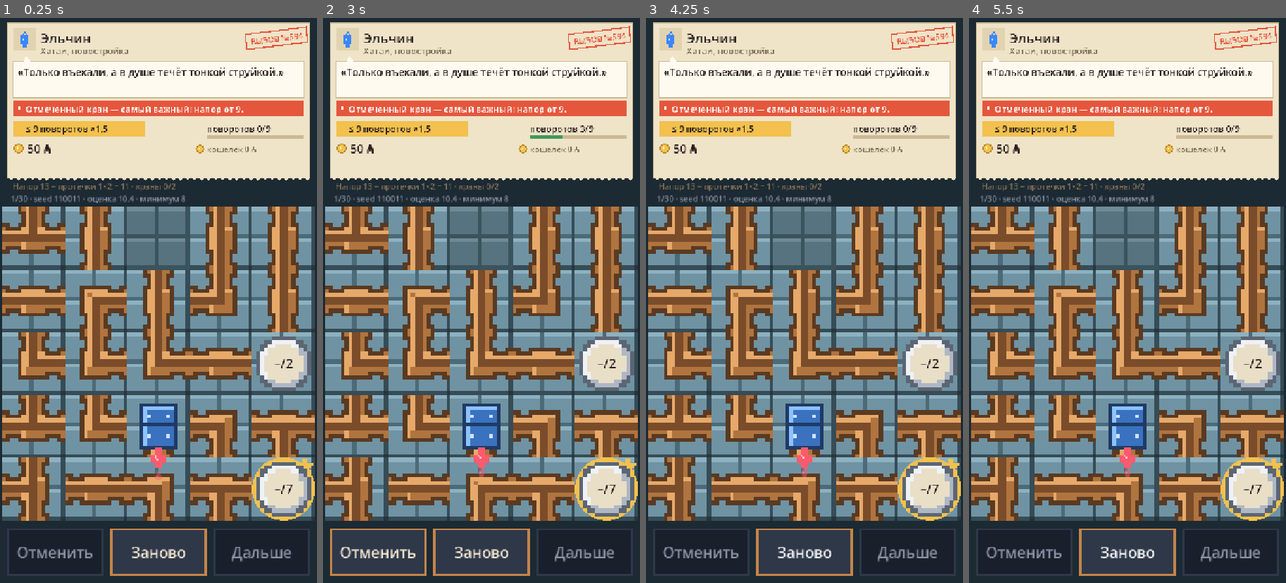
Above: before the commit, frames 1-4 (left to right).
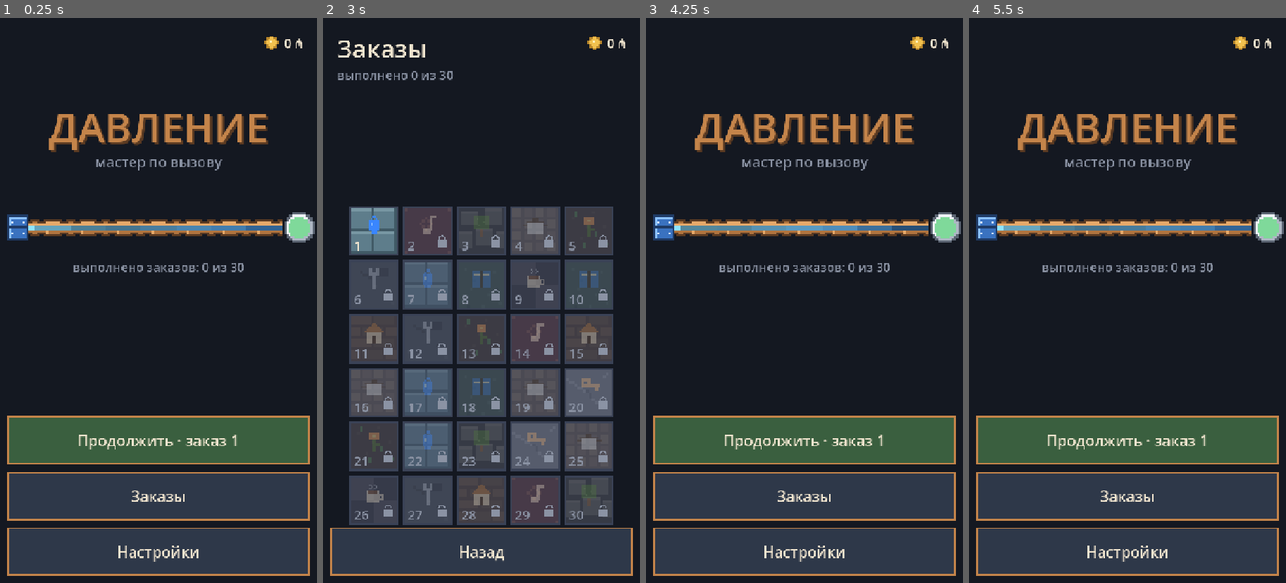
Above: after the commit, the same moments.

Repository: jshahriyarbadalov/master-pressure
Game: Godot game, scene res://game/ui/main.tscn
Same seed, same stepped clock (60 frames per second), same inputs: the game is played once before the commit and once after it.
Inputs (mouse positions are in pixels of both pictures, inside the frame that each line leads up to):
- Up to frame 1 (0.25 s): no input
- Up to frame 2 (3 s): click (351, 554) at 0.5 s, where only the run after the commit has a clickable "≡"; click (481, 498) at 1.25 s, where only the run after the commit has a clickable "Сбросить прогресс"; click (481, 498) at 2 s, where only the run after the commit has a clickable "Точно сбросить? Нажми ещё раз"; click (481, 498) at 2.75 s, where only the run after the commit has a clickable "Заказы"
- Up to frame 3 (4.25 s): click (804, 549) at 3.5 s, where only the run after the commit has a clickable "Назад"
- Up to frame 4 (5.5 s): click (1127, 549) at 4.25 s, where only the run after the commit has a clickable "Настройки"; click "Заново" at 5 s

The runs differ from the first frame. In frame 1, 86% of the frame differs, in the area x 0-100%, y 0-99%; in frame 2, 83%; in frame 3, 86%; in frame 4, 86%.

Commit message:
T-22: меню игры
- game/ui/menu.gd: главный экран («ДАВЛЕНИЕ», труба с текущей водой,
  кошелёк; «Продолжить · заказ N», «Заказы», «Настройки»), список 30
  заказов (плитка: пол помещения, иконка, номер; ✓ выполнен, ★ с премией,
  замок — не открыт), настройки (звук, вибрация, левша/правша, сброс
  прогресса двойным нажатием)
- кнопки меню — в нижней трети; сетка заказов, как и поле, — в нижних 2/3,
  плитки 112 px (≥ 48 dp)
- игровой экран: кнопка ≡ в нижней полосе; для левши полоса зеркальная
- прогресс по каждому заказу (выполнен / с премией), открыт следующий за
  последним выполненным; повтор заказа денег не даёт; настройки и прогресс
  сохраняются
- тесты: меню, открытие заказов, повтор без оплаты, настройки, левша,
  сброс; тесты не пишут в настоящий файл прогресса

Co-Authored-By: Claude Opus 5.5 <noreply@anthropic.com>
Claude-Session: https://claude.ai/code/session_01D9V7yxtszNZeZRQeACzA7x

Diff:
--- a/game/ui/main.gd
+++ b/game/ui/main.gd
@@ -12,6 +12,7 @@
 const Themes = preload("res://game/ui/themes.gd")
 const OrderCard = preload("res://game/ui/order_card.gd")
 const Sfx = preload("res://game/ui/sfx.gd")
+const Menu = preload("res://game/ui/menu.gd")
 
 const BAR_H := 140.0
 const PACK_PATH := "res://levels/packs/proto.json"
@@ -31,8 +32,12 @@
 var paid := false     ## оплата за текущий заказ уже начислена
 var order_state := {} ## Order.check для текущего положения
 var texts = null
-var sound_on := true      ## переключатели — в меню (T-22)
+var sound_on := true
 var vibration_on := true
+var settings := {"sound": true, "vibration": true, "left_hand": false}
+var done := {}             ## индекс уровня -> 1 выполнен, 2 выполнен с премией
+var menu: Menu
+var btn_menu: Button
 var _players: Array[AudioStreamPlayer] = []
 var _prev_ok := 0          ## кранов в норме на прошлом шаге (для «плинк»)
 var _prev_hard_fail := false
@@ -76,6 +81,7 @@
 	board = BoardView.new()
 	add_child(board)
 	board.cell_tapped.connect(_on_cell_tapped)
+	btn_menu = _button("≡", open_menu)
 	btn_undo = _button("Отменить", undo)
 	btn_reset = _button("Заново", reset)
 	btn_next = _button("Дальше", next_level)
@@ -83,6 +89,13 @@
 	_layout()
 	var pack := _load_pack_levels()
 	load_pack(pack, _load_progress(pack.size()))
+	apply_settings()
+	menu = Menu.new()
+	menu.game = self
+	add_child(menu)
+	_layout()
+	menu.play_requested.connect(_on_play_requested)
+	menu.open("home")
 
 
 func _button(text: String, cb: Callable) -> Button:
@@ -123,12 +136,77 @@
 	var d = JsonIo.read(save_path)
 	if d is Dictionary:
 		money = int(d.get("money", 0))
+		done = {}
+		for k in d.get("done", {}):
+			done[int(k)] = int(d["done"][k])
+		var st: Dictionary = d.get("settings", {})
+		for k in settings:
+			if st.has(k):
+				settings[k] = bool(st[k])
 		return clampi(int(d.get("index", 0)), 0, maxi(0, n - 1))
 	return 0
 
 
 func save_progress() -> void:
-	JsonIo.write(save_path, {"index": index, "total": levels.size(), "money": money})
+	var dd := {}
+	for k in done:
+		dd[str(k)] = done[k]
+	JsonIo.write(save_path, {"index": index, "total": levels.size(), "money": money, "done": dd, "settings": settings})
+
+
+## --- для меню ---
+func level_status(i: int) -> int:
+	return int(done.get(i, 0))
+
+
+func solved_count() -> int:
+	return done.size()
+
+
+## Открыты все выполненные и следующий за последним выполненным.
+func unlocked_count() -> int:
+	var hi := -1
+	for k in done:
+		hi = maxi(hi, int(k))
+	return mini(levels.size(), hi + 2)
+
+
+func next_unsolved() -> int:
+	for i in unlocked_count():
+		if not done.has(i):
+			return i
+	return clampi(index, 0, levels.size() - 1)
+
+
+func room_of(i: int) -> String:
+	var o: Dictionary = levels[i].get("order", {})
+	if o.is_empty():
+		return Themes.by_index(i)
+	return String(texts.client(o).get("theme", Themes.by_index(i)))
+
+
+func apply_settings() -> void:
+	sound_on = settings["sound"]
+	vibration_on = settings["vibration"]
+	_layout()
+
+
+func reset_progress() -> void:
+	done = {}
+	money = 0
+	index = 0
+	save_progress()
+	_load_current()
+
+
+func open_menu() -> void:
+	menu.open("home")
+
+
+func _on_play_requested(i: int) -> void:
+	menu.close()
+	index = clampi(i, 0, levels.size() - 1)
+	_load_current()
 
 
 func _layout() -> void:
@@ -143,13 +221,25 @@
 	board.position = Vector2(0, top)
 	board.size = Vector2(size.x, size.y - top - BAR_H)
 	board.refit()
-	var bw := (size.x - PAD * 4) / 3.0
+	if menu != null:
+		menu.position = Vector2.ZERO
+		menu.size = size
+	# нижняя полоса: ≡ узкая, остальные поровну; для левши — зеркально
 	var y := size.y - BAR_H + PAD
 	var bh := BAR_H - PAD * 2
-	for k in 3:
-		var b: Button = [btn_undo, btn_reset, btn_next][k]
-		b.position = Vector2(PAD + k * (bw + PAD), y)
-		b.size = Vector2(bw, bh)
+	var menu_w := 96.0
+	var bw := (size.x - PAD * 5 - menu_w) / 3.0
+	var order := [btn_menu, btn_undo, btn_reset, btn_next]
+	if settings.get("left_hand", false):
+		order.reverse()
+	var x := PAD
+	for b in order:
+		if b == null:
+			continue
+		var bwid := menu_w if b == btn_menu else bw
+		b.position = Vector2(x, y)
+		b.size = Vector2(bwid, bh)
+		x += bwid + PAD
 
 
 func load_pack(dicts: Array, start_index: int = 0) -> void:
@@ -215,7 +305,11 @@
 func next_level() -> void:
 	if not won:
 		return
-	index = (index + 1) % levels.size()
+	if index + 1 >= levels.size():
+		save_progress()
+		open_menu()
+		return
+	index += 1
 	save_progress()
 	_load_current()
 
@@ -231,15 +325,19 @@
 		var was := won
 		won = result["win"]
 		if won and not was:
+			done[index] = maxi(int(done.get(index, 0)), 1)
 			_celebrate(false)
 	else:
 		order_state = Order.check(level, level.order, result, moves)
 		won = order_state["done"]
 		if won and not paid:
 			paid = true
-			money += int(order_state["pay"])
+			var first := not done.has(index)
+			if first:
+				money += int(order_state["pay"])  # повтор заказа денег не даёт
+			done[index] = maxi(int(done.get(index, 0)), 2 if order_state["bonus_ok"] else 1)
 			save_progress()
-			_celebrate(true)
+			_celebrate(first)
 		var hard_fail: bool = result["win"] and not won
 		if hard_fail and not _prev_hard_fail:
 			play("fail")
--- /dev/null
+++ b/game/ui/menu.gd
@@ -0,0 +1,248 @@
+## Меню игры: главный экран, список заказов, настройки.
+## Поверх игрового экрана (main.gd). Кнопки — в нижней части экрана
+## (правило одной руки); список заказов, как и поле, — в нижних двух третях.
+extends Control
+
+signal play_requested(index: int)
+signal settings_changed
+
+const PixelArt = preload("res://game/ui/pixel_art.gd")
+const Themes = preload("res://game/ui/themes.gd")
+
+const TILE := 112.0
+const COLS := 5
+
+var game = null  ## main.gd — источник прогресса и настроек
+var screen := "home"
+var _confirm_reset := false
+var _buttons: Array[Button] = []
+var _tiles: Array[Button] = []
+var _t0 := 0.0
+
+
+func _init() -> void:
+	texture_filter = CanvasItem.TEXTURE_FILTER_NEAREST
+	mouse_filter = Control.MOUSE_FILTER_STOP
+
+
+func open(p_screen: String = "home") -> void:
+	screen = p_screen
+	_confirm_reset = false
+	visible = true
+	_t0 = Time.get_ticks_msec() / 1000.0
+	_rebuild()
+
+
+func close() -> void:
+	visible = false
+
+
+func _process(_d: float) -> void:
+	if visible and screen == "home":
+		queue_redraw()  # вода в трубе заголовка течёт
+
+
+func _notification(what: int) -> void:
+	if what == NOTIFICATION_RESIZED and visible:
+		_rebuild()
+
+
+func _clear() -> void:
+	for b in _buttons:
+		b.queue_free()
+	for t in _tiles:
+		t.queue_free()
+	_buttons.clear()
+	_tiles.clear()
+
+
+func _button(text: String, cb: Callable, primary := false) -> Button:
+	var b := Button.new()
+	b.text = text
+	b.add_theme_font_size_override("font_size", 34)
+	var st := PixelArt.button_styles()
+	if primary:
+		st["normal"] = st["normal"].duplicate()
+		st["normal"].bg_color = Color("3a5f3f")
+		st["hover"] = st["normal"]
+	for k in st:
+		b.add_theme_stylebox_override(k, st[k])
+	b.add_theme_color_override("font_color", PixelArt.C["text"])
+	b.add_theme_color_override("font_disabled_color", PixelArt.C["text_dim"])
+	b.focus_mode = Control.FOCUS_NONE
+	b.pressed.connect(cb)
+	add_child(b)
+	_buttons.append(b)
+	return b
+
+
+## Кнопки столбиком снизу вверх: последняя в списке — у самого низа.
+func _stack(buttons: Array) -> void:
+	var h := 110.0
+	var pad := 16.0
+	var y := size.y - pad - h
+	for k in range(buttons.size() - 1, -1, -1):
+		var b: Button = buttons[k]
+		b.position = Vector2(pad, y)
+		b.size = Vector2(size.x - pad * 2, h)
+		y -= h + pad
+
+
+func _rebuild() -> void:
+	_clear()
+	if game == null or size.x < 100:
+		return
+	match screen:
+		"home": _build_home()
+		"orders": _build_orders()
+		"settings": _build_settings()
+	queue_redraw()
+
+
+func _build_home() -> void:
+	var next: int = game.next_unsolved()
+	var cont := _button("Продолжить · заказ %d" % (next + 1), func(): play_requested.emit(next), true)
+	var orders := _button("Заказы", func(): open("orders"))
+	var sett := _button("Настройки", func(): open("settings"))
+	_stack([cont, orders, sett])
+
+
+func _build_orders() -> void:
+	var n: int = game.levels.size()
+	var unlocked: int = game.unlocked_count()
+	var gap := 10.0
+	var tile := minf(TILE, (size.x - gap * (COLS + 1)) / COLS)
+	var rows := ceili(float(n) / COLS)
+	var grid_w := COLS * tile + (COLS - 1) * gap
+	var left := (size.x - grid_w) / 2.0
+	var top := size.y / 3.0  # сетка — в нижних двух третях, над кнопкой «Назад»
+	for i in n:
+		var b := Button.new()
+		b.focus_mode = Control.FOCUS_NONE
+		b.position = Vector2(left + (i % COLS) * (tile + gap), top + (i / COLS) * (tile + gap))
+		b.size = Vector2(tile, tile)
+		# кнопка только ловит касание; плитку рисует _draw_tiles
+		for k in ["normal", "hover", "pressed", "disabled", "focus"]:
+			b.add_theme_stylebox_override(k, StyleBoxEmpty.new())
+		b.disabled = i >= unlocked
+		var idx := i
+		b.pressed.connect(func(): play_requested.emit(idx))
+		add_child(b)
+		_tiles.append(b)
+	var back := _button("Назад", func(): open("home"))
+	_stack([back])
+
+
+func _build_settings() -> void:
+	var s: Dictionary = game.settings
+	var snd := _button("Звук: " + ("вкл" if s["sound"] else "выкл"), func(): _toggle("sound"))
+	var vib := _button("Вибрация: " + ("вкл" if s["vibration"] else "выкл"), func(): _toggle("vibration"))
+	var hand := _button("Рука: " + ("левая" if s["left_hand"] else "правая"), func(): _toggle("left_hand"))
+	var reset := _button("Сбросить прогресс" if not _confirm_reset else "Точно сбросить? Нажми ещё раз", _reset)
+	var back := _button("Назад", func(): open("home"))
+	_stack([snd, vib, hand, reset, back])
+
+
+func _toggle(key: String) -> void:
+	game.settings[key] = not game.settings[key]
+	game.apply_settings()
+	game.save_progress()
+	settings_changed.emit()
+	_rebuild()
+
+
+func _reset() -> void:
+	if not _confirm_reset:
+		_confirm_reset = true
+		_rebuild()
+		return
+	game.reset_progress()
+	open("home")
+
+
+func _draw() -> void:
+	draw_rect(Rect2(Vector2.ZERO, size), PixelArt.C["bg"])
+	if game == null:
+		return
+	var font := get_theme_default_font()
+	match screen:
+		"home":
+			_draw_title(font)
+		"orders":
+			_draw_header(font, "Заказы", "выполнено %d из %d" % [game.solved_count(), game.levels.size()])
+			_draw_tiles(font)
+		"settings":
+			_draw_header(font, "Настройки", "")
+
+
+func _draw_header(font: Font, title: String, sub: String) -> void:
+	draw_string(font, Vector2(32, 90), title, HORIZONTAL_ALIGNMENT_LEFT, -1, 56, PixelArt.C["text"])
+	if sub != "":
+		draw_string(font, Vector2(32, 140), sub, HORIZONTAL_ALIGNMENT_LEFT, -1, 28, PixelArt.C["text_dim"])
+	_draw_wallet(font)
+
+
+func _draw_wallet(font: Font) -> void:
+	var txt := "%d ₼" % int(game.money)
+	var w := font.get_string_size(txt, HORIZONTAL_ALIGNMENT_LEFT, -1, 30).x
+	draw_texture_rect(Themes.small("coin"), Rect2(size.x - w - 76, 40, 32, 32), false)
+	draw_string(font, Vector2(size.x - w - 32, 68), txt, HORIZONTAL_ALIGNMENT_LEFT, -1, 30, PixelArt.C["text"])
+
+
+## Заголовок: «ДАВЛЕНИЕ» и труба, по которой бежит вода.
+func _draw_title(font: Font) -> void:
+	_draw_wallet(font)
+	var title := "ДАВЛЕНИЕ"
+	var fs := 92
+	var tw := font.get_string_size(title, HORIZONTAL_ALIGNMENT_LEFT, -1, fs).x
+	var ty := size.y * 0.22
+	draw_string(font, Vector2((size.x - tw) / 2 + 5, ty + 5), title, HORIZONTAL_ALIGNMENT_LEFT, -1, fs, PixelArt.C["pipe_dark"])
+	draw_string(font, Vector2((size.x - tw) / 2, ty), title, HORIZONTAL_ALIGNMENT_LEFT, -1, fs, PixelArt.C["copper_ui"])
+	var sub := "мастер по вызову"
+	var sw := font.get_string_size(sub, HORIZONTAL_ALIGNMENT_LEFT, -1, 32).x
+	draw_string(font, Vector2((size.x - sw) / 2, ty + 56), sub, HORIZONTAL_ALIGNMENT_LEFT, -1, 32, PixelArt.C["text_dim"])
+	# труба через весь экран: бак → прямые → кран-манометр
+	var cell := 80.0
+	var y := size.y * 0.34
+	var count := int(size.x / cell)
+	var x0 := (size.x - count * cell) / 2
+	var t := Time.get_ticks_msec() / 1000.0
+	for k in count:
+		var r := Rect2(x0 + k * cell, y, cell, cell)
+		if k == 0:
+			draw_texture_rect(PixelArt.pipe(0b0010), r, false)
+			draw_texture_rect(PixelArt.channel(0b0010), r, false, PixelArt.water_color(1.0))
+			draw_texture_rect(PixelArt.tank(), r, false)
+		elif k == count - 1:
+			draw_texture_rect(PixelArt.gauge("ok"), r, false)
+		else:
+			draw_texture_rect(PixelArt.pipe(0b1010), r, false)
+			var wave := 0.82 + 0.18 * sin(t * 6.0 - k * 0.9)
+			var c := PixelArt.water_color(1.0 - float(k) / count)
+			draw_texture_rect(PixelArt.channel(0b1010), r, false, Color(c.r * wave, c.g * wave, c.b * wave))
+	var done := "выполнено заказов: %d из %d" % [game.solved_count(), game.levels.size()]
+	var dw := font.get_string_size(done, HORIZONTAL_ALIGNMENT_LEFT, -1, 28).x
+	draw_string(font, Vector2((size.x - dw) / 2, y + cell + 60), done, HORIZONTAL_ALIGNMENT_LEFT, -1, 28, PixelArt.C["text_dim"])
+
+
+## Плитки заказов: номер, иконка помещения, отметка ✓ / ★ / замок.
+func _draw_tiles(font: Font) -> void:
+	for i in _tiles.size():
+		var b := _tiles[i]
+		var r := Rect2(b.position, b.size)
+		var room: String = game.room_of(i)
+		var locked := b.disabled
+		var status0: int = game.level_status(i)
+		var border := Color("f2c14e") if status0 == 2 else (Color("57c785") if status0 == 1 else Color("3a4256"))
+		draw_rect(r, border)
+		draw_texture_rect(Themes.floor_tile(room, false), r.grow(-4), false, Color(1, 1, 1, 0.35) if locked else Color(0.85, 0.85, 0.85))
+		var icon_col := Color(1, 1, 1, 0.35) if locked else Color.WHITE
+		draw_texture_rect(Themes.icon(room), Rect2(r.position + Vector2(r.size.x * 0.25, r.size.y * 0.12), r.size * 0.5), false, icon_col)
+		var num := str(i + 1)
+		draw_string(font, r.position + Vector2(10, r.size.y - 12), num, HORIZONTAL_ALIGNMENT_LEFT, -1, 30, PixelArt.C["text"] if not locked else PixelArt.C["text_dim"])
+		var status: int = game.level_status(i)
+		if status >= 1:
+			draw_string(font, r.position + Vector2(r.size.x - 34, r.size.y - 12), "✓" if status == 1 else "★", HORIZONTAL_ALIGNMENT_LEFT, -1, 30, Color("57c785") if status == 1 else Color("f2c14e"))
+		elif locked:
+			draw_rect(Rect2(r.position + Vector2(r.size.x - 34, r.size.y - 36), Vector2(20, 16)), PixelArt.C["text_dim"])
+			draw_arc(r.position + Vector2(r.size.x - 24, r.size.y - 38), 7, PI, TAU, 8, PixelArt.C["text_dim"], 3)
--- a/tests/test_ui.gd
+++ b/tests/test_ui.gd
@@ -14,6 +14,12 @@
 		scene._ready()
 	scene.set_anchors_preset(Control.PRESET_TOP_LEFT)
 	scene.size = Vector2(720, 1280)
+	# тесты начинают с чистого прогресса и не пишут в настоящий файл
+	scene.save_path = "user://test_progress_ui.json"
+	scene.done = {}
+	scene.money = 0
+	if scene.menu != null:
+		scene.menu.close()
 	scene._layout()
 	return scene
 
@@ -252,3 +258,67 @@
 	check(over > 1.0, "есть перелёт (пружинка)")
 	m.queue_free()
 	return ok()
+
+
+func test_menu_flow() -> bool:
+	var m := _make()
+	var menu = m.menu
+	menu.open("home")
+	check(menu.visible, "меню открыто")
+	check(menu._buttons.size() == 3, "на главном три кнопки")
+	for b in menu._buttons:
+		check(b.position.y >= 1280 * 2.0 / 3.0 - 1, "кнопка «%s» в нижней трети" % b.text)
+	check(menu._buttons[0].text.contains("заказ 1"), "продолжить с первого заказа")
+	# открыт только первый заказ
+	menu.open("orders")
+	check_eq(menu._tiles.size(), m.levels.size(), "плитки на все заказы")
+	check(not menu._tiles[0].disabled and menu._tiles[1].disabled, "открыт только первый")
+	for t in menu._tiles:
+		check(t.size.x >= 96.0, "плитка ≥ 48 dp")
+	# сыграть первый: после победы открывается второй, прогресс сохраняется
+	menu.play_requested.emit(0)
+	check(not menu.visible, "меню закрылось при выборе заказа")
+	_solve(m)
+	check(m.won, "заказ выполнен")
+	check_eq(m.level_status(0) >= 1, true, "отмечен выполненным")
+	check_eq(m.unlocked_count(), 2, "открылся следующий")
+	var money_after: int = m.money
+	m.load_pack(m.levels, 0)
+	_solve(m)
+	check_eq(m.money, money_after, "повтор заказа денег не даёт")
+	m.queue_free()
+	return ok()
+
+
+func test_settings_and_left_hand() -> bool:
+	var m := _make()
+	m.menu.open("settings")
+	var right_x: float = m.btn_menu.position.x
+	m.menu._toggle("left_hand")
+	check(m.settings["left_hand"], "левша включён")
+	check(m.btn_menu.position.x > right_x, "для левши кнопки зеркальны (≡ справа)")
+	m.menu._toggle("sound")
+	check(not m.sound_on, "звук выключен")
+	m.menu._toggle("vibration")
+	check(not m.vibration_on, "вибрация выключена")
+	check_eq(m.load_progress(m.levels.size()) >= 0, true, "настройки читаются")
+	check(not m.settings["sound"] and m.settings["left_hand"], "настройки сохранились")
+	# сброс прогресса — двойное нажатие
+	m.done = {0: 1}
+	m.money = 50
+	m.menu._reset()
+	check_eq(m.money, 50, "первое нажатие только спрашивает")
+	m.menu._reset()
+	check(m.money == 0 and m.done.is_empty(), "второе — сбрасывает")
+	m.queue_free()
+	return ok()
+
+
+## Решить текущий заказ решением, которое его выполняет.
+func _solve(m) -> void:
+	var Order = load("res://game/logic/order.gd")
+	var lv = m.level
+	for sl in Order.analyze(lv):
+		if Order.check(lv, lv.order, PressureEval.evaluate(lv, sl["mask"]), 0)["done"]:
+			_tap_to(m, sl["plan"])
+			return
--- a/tools/screenshot.gd
+++ b/tools/screenshot.gd
@@ -9,6 +9,7 @@
 var series := 0       ## --frames N: снять N кадров (out_000.png …) для GIF
 var every := 3        ## --every K: каждый K-й кадр
 var taps := []        ## --taps "i,j,k": касания по ходу съёмки (для анимации поворота)
+var menu_screen := ""
 
 
 func _initialize() -> void:
@@ -26,6 +27,12 @@
 	root.add_child(main)
 	if main.board == null:
 		main._ready()
+	if a.has("menu"):
+		main.done = {0: 2, 1: 1, 2: 1}  # для картинки: пара выполненных заказов
+		main.money = 225
+		menu_screen = String(a["menu"])  # откроем на первом кадре, когда у экрана есть размер
+	else:
+		main.menu.close()
 	if a.has("level"):
 		main.index = int(a["level"])
 		main._load_current()
@@ -71,6 +78,8 @@
 
 func _process(_delta: float) -> bool:
 	frames += 1
+	if frames == 1 and menu_screen != "":
+		main.menu.open(menu_screen)
 	if series > 0:
 		var k := frames - 5
 		if k >= 0 and k % every == 0:
Binary file added: docs/screenshots/t22_menu.png
